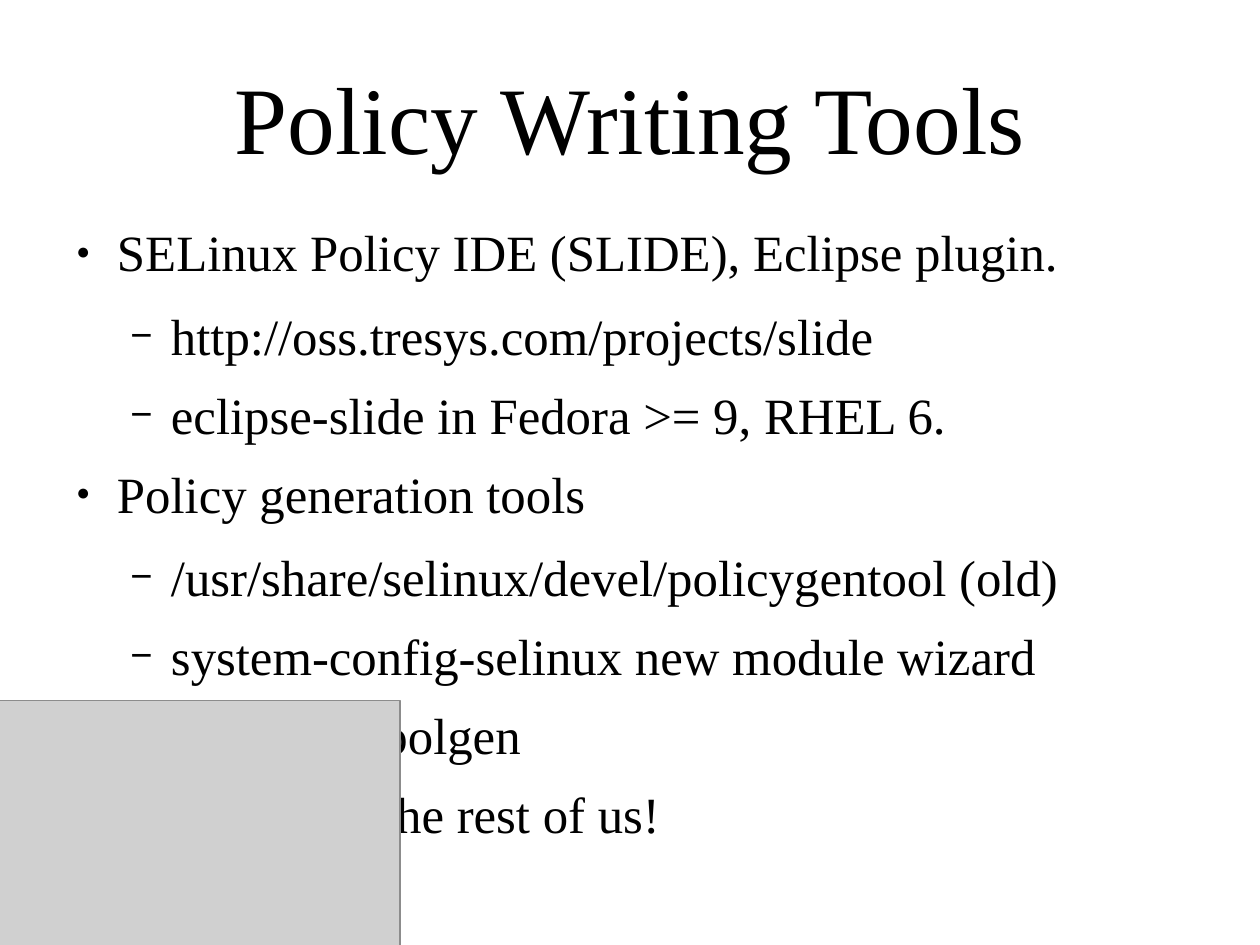
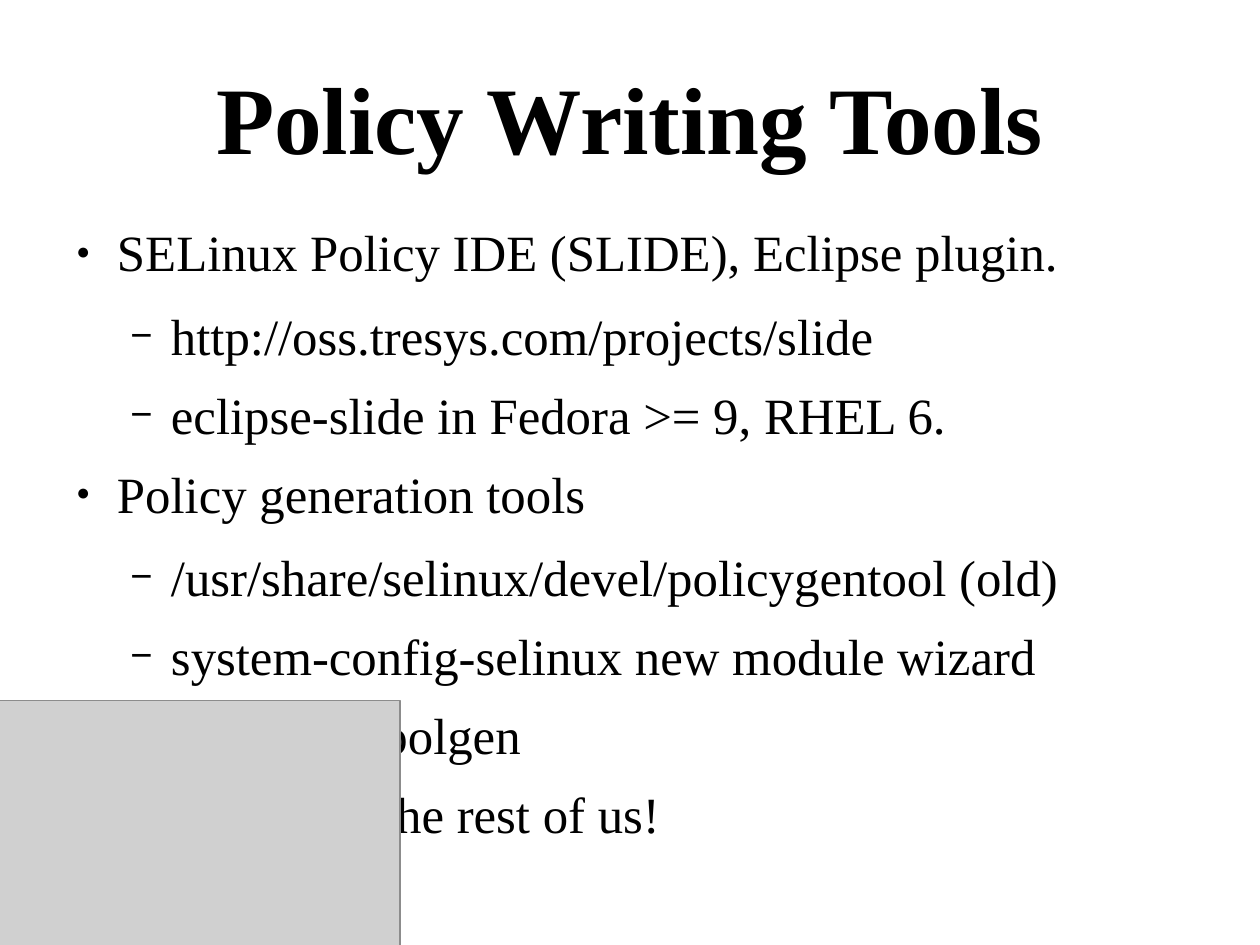
Before and after one commit to dpquigl/demystifying-selinux-part2, a slide deck: slide 57 of demystifying_selinux_part2_OSCON_19JUL2014.odp. Drawn at 1260x945 pixels with LibreOffice and Linux fonts; fonts in the diff are those of the drawing; grey boxes stand for pictures. Boxes give left, top, right and bottom in pixels: in the first picture for what was removed or moved away, otherwise in the second. Text is boxed around its words. In the diff, an @@ line names an element or a change of style, - is before the commit and + after.

Commit message:
Reformatted some of the slides to be in the proper format

```diff
--- a/demystifying_selinux_part2_OSCON_19JUL2014.odp
+++ b/demystifying_selinux_part2_OSCON_19JUL2014.odp
@@ title "Policy Writing Tools" at [216,88,1043,172]: bold on @@
```
Also in this commit, not shown: 21 other slides changed.
